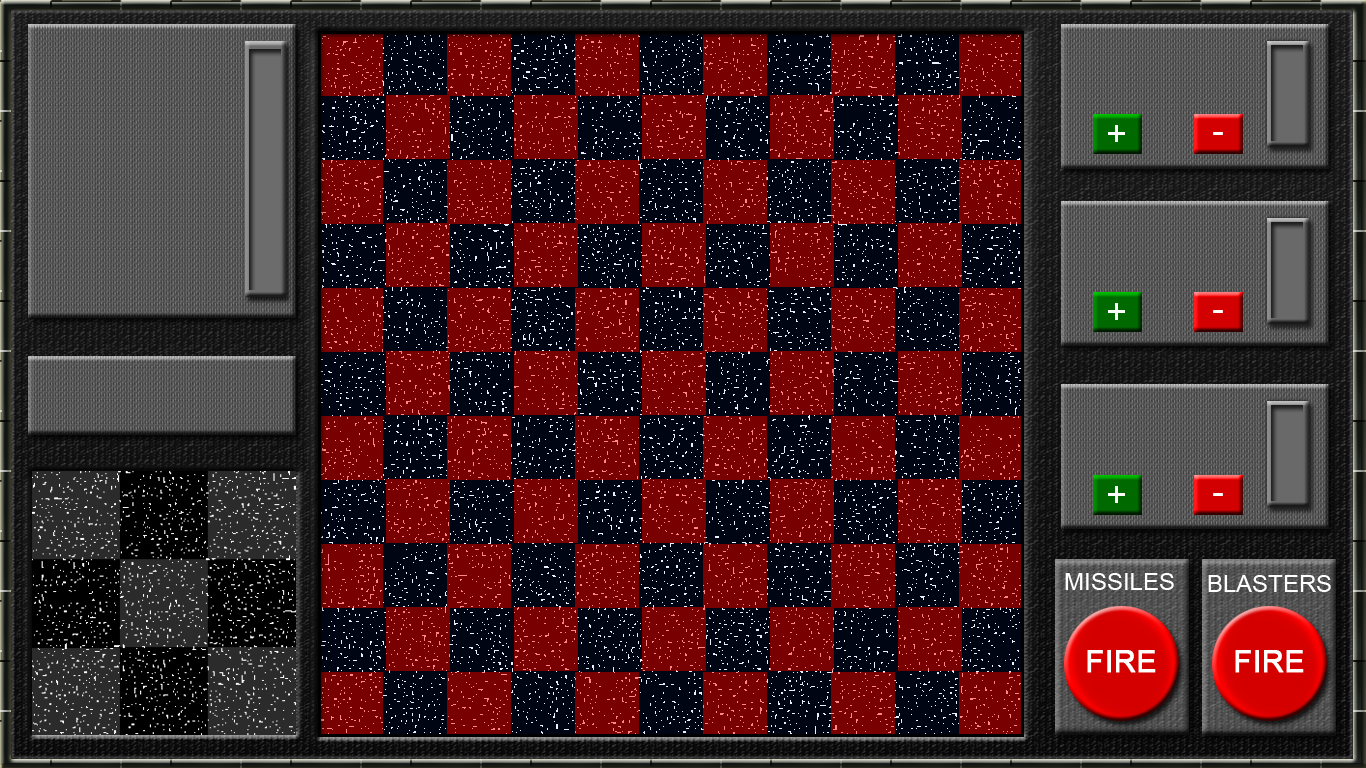
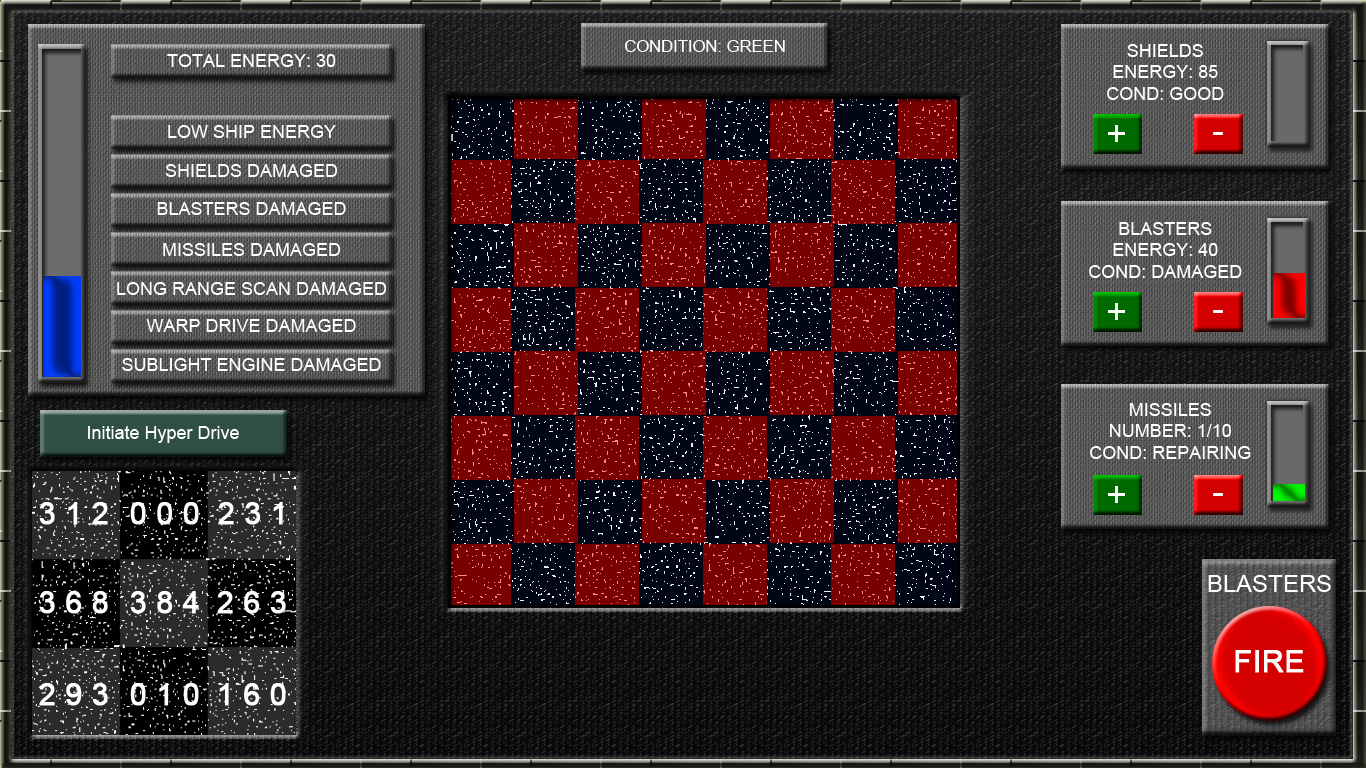
Layer changes from the first (1366, 768) image to the second:
added group "Ship Energy" with 7 layers in group "Ship Status" over <box>38,44,392,383</box>
added group "Total Energy Count" (1st of 3, in "Interface" › "Ship Status" › "Ship Energy") with 2 layers in group "Ship Energy" over <box>111,44,392,78</box>
added layer "Total Energy Count" (3rd of 3, in "Interface" › "Ship Status" › "Ship Energy" › "Total Energy Count") in group "Total Energy Count" over <box>111,44,392,78</box>
showed "Ship Energy Bar", moved it into group "Ship Energy", painted on it over <box>44,273,281,377</box>
removed layer "Holder" (1st of 4, in "Interface" › "Ship Status") from group "Ship Status" over <box>244,41,293,305</box>
added group "Holder Template" with 2 layers in group "Ship Energy" over <box>38,44,85,383</box>
added layer "Holder Inside" in group "Holder Template" over <box>42,49,81,377</box>
added layer "Holder Outside" in group "Holder Template" over <box>38,44,85,383</box>
painted on "Ship Plaque" over <box>28,24,425,396</box>
renamed "Missiles Text copy" to "Quad Condition Text", showed it, painted on it over <box>75,40,785,415</box>
renamed "Shield Plaque copy" to "Quad Condition Plaque", painted on it over <box>28,23,828,435</box>
showed "Numbers" over <box>39,502,286,706</box>
removed group "Missiles" (2nd of 2, in "Interface" › "Buttons") (4 layers) from group "Buttons" over <box>1055,559,1189,735</box>
removed layer "Fire Button" (2nd of 2, in "Interface" › "Buttons" › "Missiles") from group "Missiles" over <box>1064,606,1179,721</box>
removed layer "Fire Blasters Button copy" from group "Missiles" over <box>1055,559,1189,735</box>
added group "Hyper Drive" with 2 layers in group "Buttons" over <box>40,410,287,457</box>
added layer "Hyper Drive Button" in group "Hyper Drive" over <box>40,410,287,457</box>
painted on "Panels" over <box>318,31,1024,737</box>
…and 30 more changes (23 added, 2 removed, 5 visibility)
